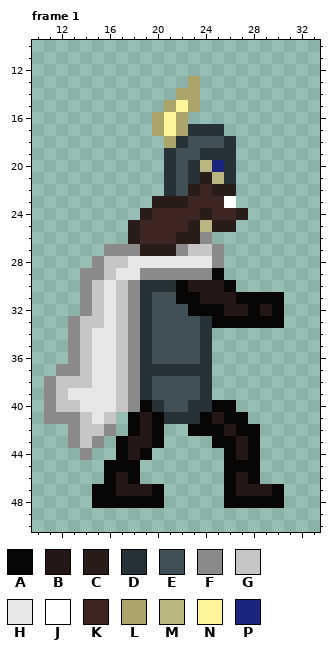
Pixel-art file: Aseprite Files/Beowulf Spritesheet.aseprite. This is how it looked before the edit.
48x64 pixels, 4 frames. Shown: frame 1: x 10..33, y 10..50. The old version is drawn lined up with the new one. The commit also changed other frames, which this record leaves out.
Palette (. is transparent): A #080505  B #231614  C #291b18  D #263238  E #415057  F #8a8a8a  G #c6c6c6  H #e7e7e7  J #ffffff  K #3e2723  L #aba46b  M #bbb582  N #fff59d  P #1a237e
Pixels before, frame 1, first column x 11:
13 ............L.......
14 ...........LL.......
15 ..........LNL.......
16 .........LNL........
17 .........LNLDDD.....
18 ..........LDEEED....
19 ..........DEEDDD....
20 ..........DEDMPD....
21 ..........DEDCMD....
22 ..........DECKCC....
23 .........CCCKKKJ....
24 ........CKKKKCKKC...
25 .......CKKKKCMCC....
26 .......CKKKCCF......
27 .....FFFCCCFGGF.....
28 ....FGGHHHHHHHF.....
29 ...FFGHHFFFFFFA.....
30 ...FGHGFDDDABBBA....
31 ...FGHGFDEEAABBBAAAA
32 ...FGHGFDEEEAAABBABA
33 ..FGGHGFDEEEEDAAAAAA
34 ..FGHHGFDEEEED......
35 ..FGHHGFDEEEED......
36 ..FGHHGFDEEEED......
37 .FFGHHGFDDDDDD......
38 FGGGHHGFDEEEED......
39 FGHHHHGFDEEEED......
40 FGGHHHGFADEEDDAA....
41 FFFGHG.ABADDDABAA...
42 ..FGGF.ABA..AAABAA..
43 ..FGF.ABBA....AABA..
44 ...F..ABA......ABA..
45 .....AAA.......AAA..
46 .....ABA.......ABA..
47 ....AABBBA.....ABBBA
48 ....AAAAAA.....AAAAA
Now the later version:
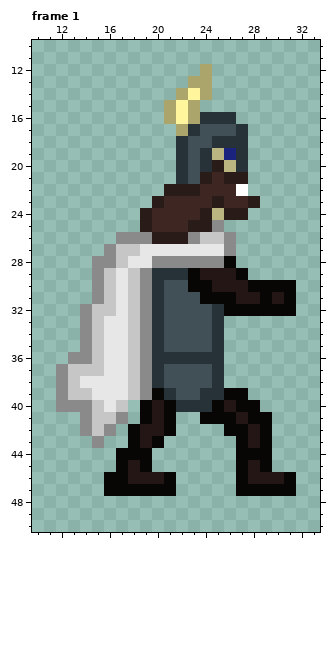
The exact change:
whole drawing moved by -1,+1 (the old picture is shown already moved)
Changed rows in their new state; - is an unchanged pixel.
Frame 1:
first column x 11:
12 -------------L-------
13 -------------L-------
14 ------------NL-------
16 ---------.LNLDDD-----
17 ---------..--EEED----
18 ----------.---D-D----
19 ----------.D--MPD----
20 ----------.DEDCMD----
21 ----------.DE-KCC----
22 ----------CC--KKJ----
23 ----------KK--CKKC---
24 --------------MC-----
25 -------.C----CF.-----
26 ------FFFCC-FGGF-----
27 ------GGHHHHHHHF-----
28 -----F---FFFFF-A-----
29 ---.---G-DDDABBBA----
30 ---.FGHGF-EEAA-BBAAAA
31 ---.FGHGFD-EEAAABB-BA
32 -----GHGFD--EEDAA-A-A
33 --.F--HGFD---ED.....-
34 --.FG-HGFD---ED------
35 --.FG-HGFD---ED------
36 ---FG-HGFDDDD-D------
37 --G-G-HGF-EEEED------
38 .F-H--HGFD---ED------
39 .FGG--HGFAD---DAA----
40 .FFFG--.-BAD---BAA---
41 ...FG-F.ABA..-A-BAA--
42 --.F-----BA-...A-BA--
43 --..--.A------..ABA--
44 ---.---A-------.A-A--
45 -----.-BA------.-BA--
46 ------ABBBA----.ABBBA
47 ----.-AAA-A----.AAA-A
48 ----......-----.....-
Pixel boxes of the changes (left, top, right, bottom) in both pictures:
changed: (44, 64, 296, 508)
